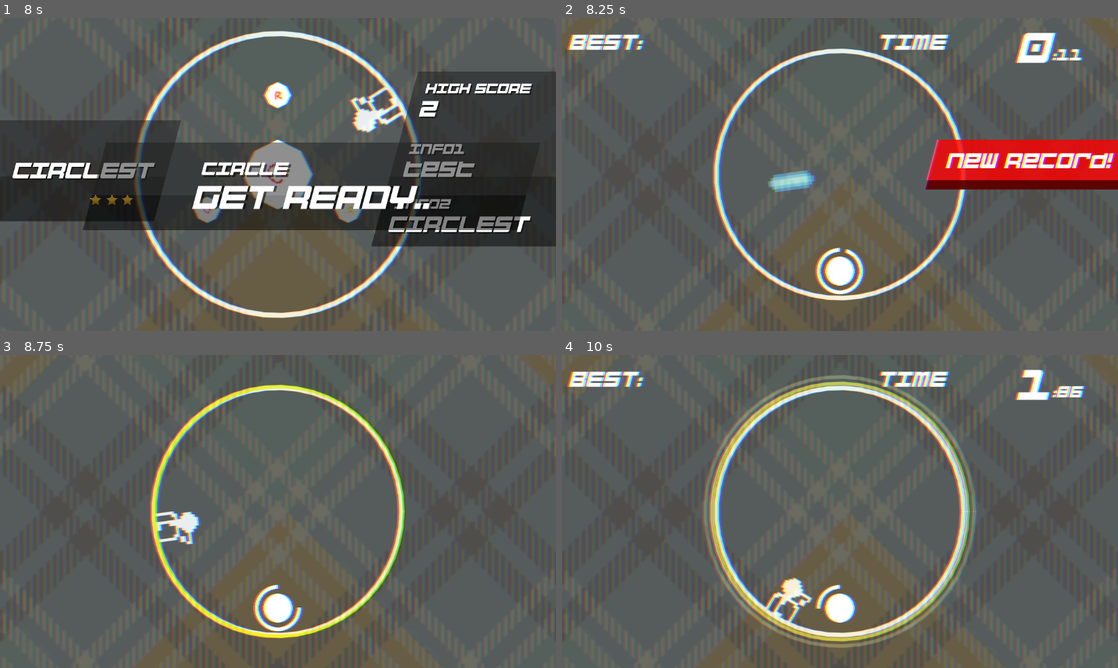
Above: before the commit, frames 1-4 (two rows, left to right).
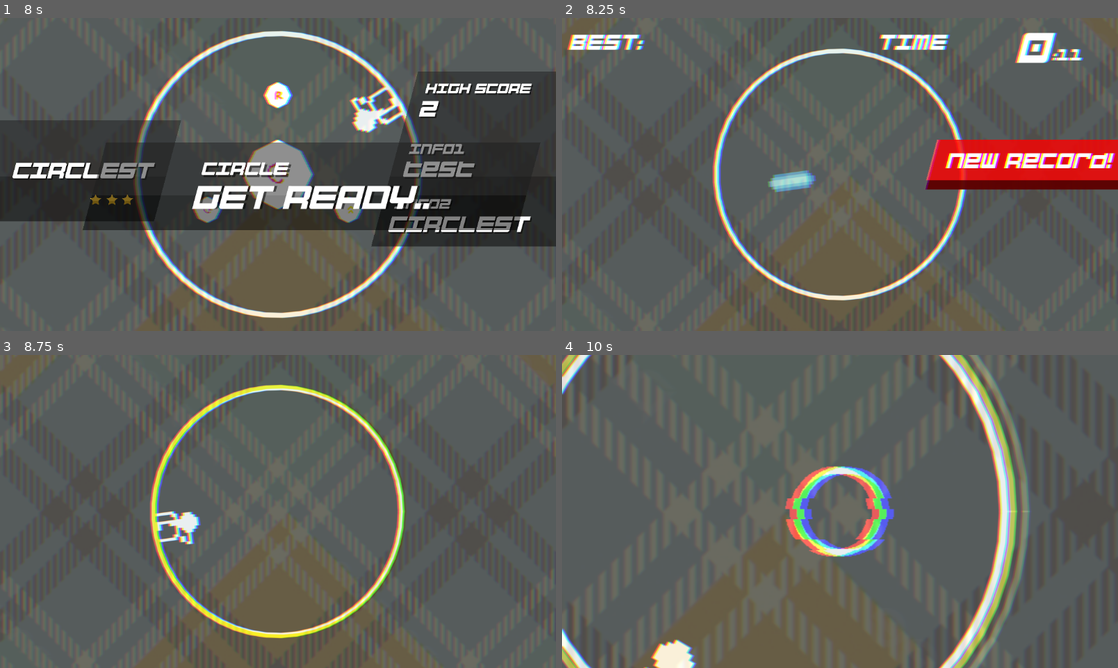
Above: after the commit, the same moments.

Repository: jokw1228/Slay_The_Circle
Game: Godot game, scene res://scenes/rooms/RoomLogo/RoomLogo.tscn
Same seed, same stepped clock (60 frames per second), same inputs: the game is played once before the commit and once after it. Sound files missing from this copy of the repository are replaced by a short silence.
Inputs (mouse positions are in pixels of both pictures, inside the frame that each line leads up to):
- Up to frame 1 (8 s): move the mouse to (400, 158) at 0.52 s; click (400, 158) at 0.67 s; move the mouse to (166, 190) at 1.27 s; click (166, 190) at 1.42 s; tap Enter at 2, 3.5 s; move the mouse to (333, 105) at 2.02 s; click (333, 105) at 2.17 s; tap Space at 2.75 s; move the mouse to (250, 237) at 2.77 s; click (250, 237) at 2.92 s; move the mouse to (444, 221) at 3.52 s; click (444, 221) at 3.67 s; move the mouse to (111, 127) at 4.27 s; click (111, 127) at 4.42 s; move the mouse to (305, 174) at 5.02 s; click (305, 174) at 5.17 s; move the mouse to (194, 96) at 5.77 s; click (194, 96) at 5.92 s; click (461, 290) at 6.5 s; move the mouse to (400, 158) at 7.27 s; click (400, 158) at 7.42 s
- Up to frame 2 (8.25 s): move the mouse to (728, 190) at 8.02 s; click (728, 190) at 8.17 s
- Up to frame 3 (8.75 s): no input
- Up to frame 4 (10 s): move the mouse to (895, 442) at 8.77 s; click (895, 442) at 8.92 s; move the mouse to (812, 574) at 9.52 s; click (812, 574) at 9.67 s

Frame 1 is identical in both runs. In frame 2, 0.9% of the frame differs, in the area x 45-55%, y 73-89%; in frame 3, 0.8%; in frame 4, 24%, in the area x 0-100%, y 0-100%.

Commit message:
APK 빌드

Diff:
--- a/scenes/rooms/RoomPlayingFields/RoomCircler.tscn
+++ b/scenes/rooms/RoomPlayingFields/RoomCircler.tscn
@@ -1,9 +1,9 @@
 [gd_scene load_steps=3 format=3 uid="uid://bmf6vxoacxub"]
 
 [ext_resource type="PackedScene" uid="uid://dntg6argh8n3n" path="res://scenes/playingfield/PlayingField.tscn" id="1_i2pim"]
-[ext_resource type="PackedScene" uid="uid://ymk5jnvo4t6" path="res://scenes/bombgenerators/testbombgenerators/JinwoongBombGenerator.tscn" id="2_6j30s"]
+[ext_resource type="PackedScene" uid="uid://cbitwg6d2ktyf" path="res://scenes/bombgenerators/testbombgenerators/JooyoungBombGenerator.tscn" id="2_lro4g"]
 
 [node name="RoomCircler" type="Node2D"]
 
 [node name="PlayingField" parent="." instance=ExtResource("1_i2pim")]
-BombGenerator_scene = ExtResource("2_6j30s")
+BombGenerator_scene = ExtResource("2_lro4g")
--- a/scenes/rooms/RoomPlayingFields/RoomCirclest.tscn
+++ b/scenes/rooms/RoomPlayingFields/RoomCirclest.tscn
@@ -1,9 +1,9 @@
 [gd_scene load_steps=3 format=3 uid="uid://cj1xkn4ag5ue4"]
 
 [ext_resource type="PackedScene" uid="uid://dntg6argh8n3n" path="res://scenes/playingfield/PlayingField.tscn" id="1_c5r4w"]
-[ext_resource type="PackedScene" uid="uid://ymk5jnvo4t6" path="res://scenes/bombgenerators/testbombgenerators/JinwoongBombGenerator.tscn" id="2_srdu8"]
+[ext_resource type="PackedScene" uid="uid://c526d17vtu1yj" path="res://scenes/bombgenerators/testbombgenerators/SeonghyeonBombGenerator.tscn" id="2_blixd"]
 
 [node name="RoomCirclest" type="Node2D"]
 
 [node name="PlayingField" parent="." instance=ExtResource("1_c5r4w")]
-BombGenerator_scene = ExtResource("2_srdu8")
+BombGenerator_scene = ExtResource("2_blixd")
--- a/scenes/rooms/RoomPlayingFields/RoomHyperCircle.tscn
+++ b/scenes/rooms/RoomPlayingFields/RoomHyperCircle.tscn
@@ -1,9 +1,9 @@
 [gd_scene load_steps=3 format=3 uid="uid://d3qyao5pqwkn6"]
 
 [ext_resource type="PackedScene" uid="uid://dntg6argh8n3n" path="res://scenes/playingfield/PlayingField.tscn" id="1_xnhp2"]
-[ext_resource type="PackedScene" uid="uid://ymk5jnvo4t6" path="res://scenes/bombgenerators/testbombgenerators/JinwoongBombGenerator.tscn" id="2_84xa3"]
+[ext_resource type="PackedScene" uid="uid://d0ee8kj7eehrb" path="res://scenes/bombgenerators/testbombgenerators/KiyongBombGenerator.tscn" id="2_wryi4"]
 
 [node name="RoomHyperCircle" type="Node2D"]
 
 [node name="PlayingField" parent="." instance=ExtResource("1_xnhp2")]
-BombGenerator_scene = ExtResource("2_84xa3")
+BombGenerator_scene = ExtResource("2_wryi4")
--- a/scenes/rooms/RoomPlayingFields/RoomHyperCircler.tscn
+++ b/scenes/rooms/RoomPlayingFields/RoomHyperCircler.tscn
@@ -1,9 +1,9 @@
 [gd_scene load_steps=3 format=3 uid="uid://bbuev5x2anes0"]
 
 [ext_resource type="PackedScene" uid="uid://dntg6argh8n3n" path="res://scenes/playingfield/PlayingField.tscn" id="1_56g5c"]
-[ext_resource type="PackedScene" uid="uid://ymk5jnvo4t6" path="res://scenes/bombgenerators/testbombgenerators/JinwoongBombGenerator.tscn" id="2_1g7tc"]
+[ext_resource type="PackedScene" uid="uid://bc6ds37qs7xs6" path="res://scenes/bombgenerators/testbombgenerators/JaeyongBombGenerator.tscn" id="2_s7bia"]
 
 [node name="RoomHyperCircler" type="Node2D"]
 
 [node name="PlayingField" parent="." instance=ExtResource("1_56g5c")]
-BombGenerator_scene = ExtResource("2_1g7tc")
+BombGenerator_scene = ExtResource("2_s7bia")
--- a/scenes/rooms/RoomPlayingFields/RoomHyperCirclest.tscn
+++ b/scenes/rooms/RoomPlayingFields/RoomHyperCirclest.tscn
@@ -1,9 +1,9 @@
 [gd_scene load_steps=3 format=3 uid="uid://cpa7olvdr7242"]
 
 [ext_resource type="PackedScene" uid="uid://dntg6argh8n3n" path="res://scenes/playingfield/PlayingField.tscn" id="1_kxleu"]
-[ext_resource type="PackedScene" uid="uid://ymk5jnvo4t6" path="res://scenes/bombgenerators/testbombgenerators/JinwoongBombGenerator.tscn" id="2_7285a"]
+[ext_resource type="PackedScene" uid="uid://c526d17vtu1yj" path="res://scenes/bombgenerators/testbombgenerators/SeonghyeonBombGenerator.tscn" id="2_lcsc2"]
 
 [node name="RoomHyperCirclest" type="Node2D"]
 
 [node name="PlayingField" parent="." instance=ExtResource("1_kxleu")]
-BombGenerator_scene = ExtResource("2_7285a")
+BombGenerator_scene = ExtResource("2_lcsc2")
Binary file changed: best_record.dat
Not shown, changed: Builds/Slay The Circle.apk
Not shown, changed: Builds/Slay The Circle.apk.idsig
